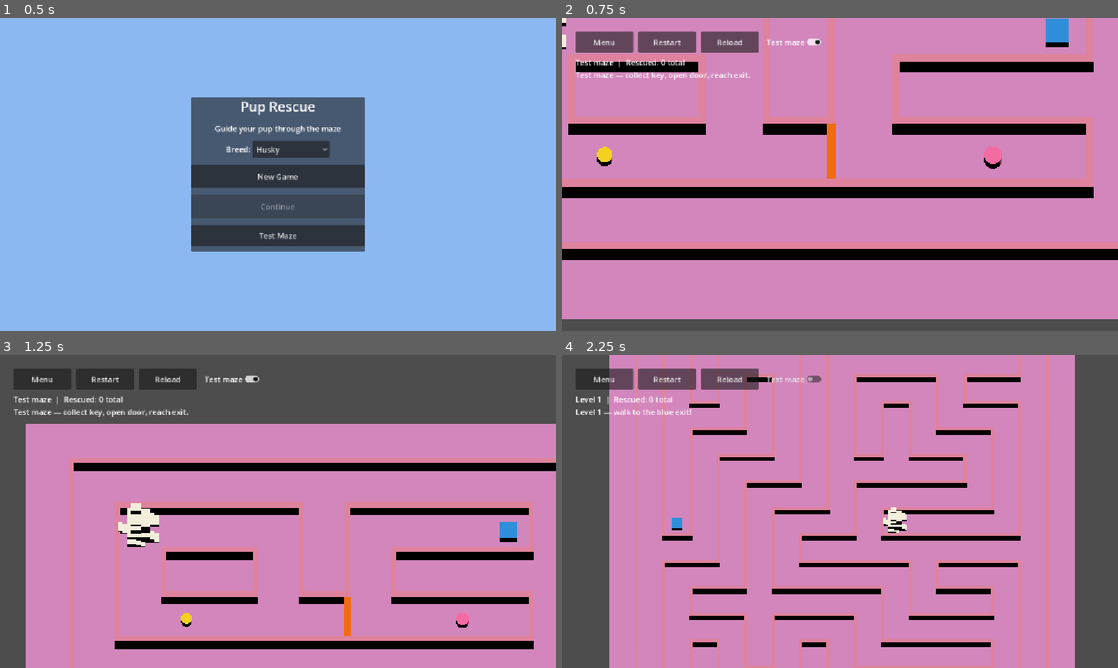
Above: before the commit, frames 1-4 (two rows, left to right).
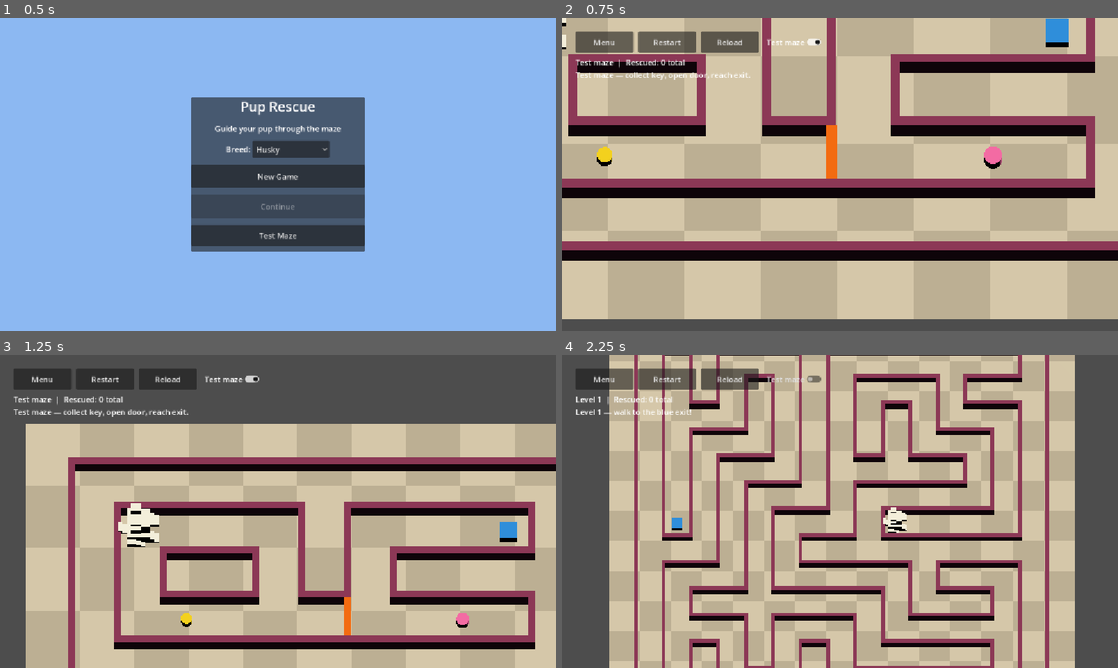
Above: after the commit, the same moments.

Repository: BirdofRain/pup-rescue
Game: Godot game, scene res://scenes/Menu.tscn
Same seed, same stepped clock (60 frames per second), same inputs: the game is played once before the commit and once after it.
Inputs:
- Up to frame 1 (0.5 s): no input
- Up to frame 2 (0.75 s): click "Test Maze" at 0.5 s
- Up to frame 3 (1.25 s): no input
- Up to frame 4 (2.25 s): click "Menu" at 1.25 s; click "New Game" at 2 s

Frame 1 is identical in both runs. In frame 2, 83% of the frame differs, in the area x 0-100%, y 0-97%; in frame 3, 66%; in frame 4, 78%.

Commit message:
Fix GameSave typing and improve maze floor/wall contrast.
Use GameSave class via get_node for strict GDScript; checkerboard floor
and darker emissive walls for readability.

Co-authored-by: Cursor <cursoragent@cursor.com>

Diff:
--- a/scripts/game.gd
+++ b/scripts/game.gd
@@ -58,8 +58,11 @@
 var is_tracking := false
 var active_touch_id := -1
 
+var _save: GameSave
+
 
 func _ready() -> void:
+	_save = get_node("/root/SaveGame") as GameSave
 	set_process_unhandled_input(true)
 	set_process_input(true)
 	run_seed = int(Time.get_unix_time_from_system()) ^ randi()
@@ -68,21 +71,21 @@
 	_apply_boot_settings()
 	_build_ui()
 	set_physics_process(true)
-	load_level(SaveGame.current_level)
+	load_level(_save.current_level)
 
 
 func _apply_boot_settings() -> void:
-	if SaveGame.boot_test_mode:
+	if _save.boot_test_mode:
 		test_mode = true
 	if puppy.has_method("set") and "breed" in puppy:
-		puppy.set("breed", clampi(SaveGame.breed, 0, 2))
+		puppy.set("breed", clampi(_save.breed, 0, 2))
 	if puppy.has_method("_apply_breed_mesh"):
 		puppy._apply_breed_mesh()
 
 
 func load_level(level_index: int) -> void:
 	current_level = level_index
-	SaveGame.current_level = level_index
+	_save.current_level = level_index
 	_clear_runtime_pickups()
 
 	if randomize_each_load:
@@ -139,7 +142,7 @@
 	if level_label == null:
 		return
 	var name := "Test maze" if test_mode else "Level %d" % (current_level + 1)
-	level_label.text = "%s  |  Rescued: %d total" % [name, SaveGame.total_rescued]
+	level_label.text = "%s  |  Rescued: %d total" % [name, _save.total_rescued]
 
 
 func fit_floor_to_level(lines: PackedStringArray, tile_size: float, margin_tiles: float = 2.0) -> void:
@@ -151,12 +154,35 @@
 	var pm := floor_mesh.mesh as PlaneMesh
 	if pm != null:
 		pm.size = Vector2(w, h)
+	_apply_checker_floor_material(cols, rows, tile_size)
 	floor_body.global_position = center
 	var bs := floor_collision.shape as BoxShape3D
 	if bs == null:
 		bs = BoxShape3D.new()
 		floor_collision.shape = bs
 	bs.size = Vector3(w, 0.1, h)
+
+
+func _apply_checker_floor_material(cols: int, rows: int, tile_size: float) -> void:
+	var tile_px: int = 32
+	var tex_w: int = cols * tile_px
+	var tex_h: int = rows * tile_px
+	var img := Image.create(tex_w, tex_h, false, Image.FORMAT_RGB8)
+	var light := Color(0.88, 0.84, 0.78)
+	var dark := Color(0.78, 0.74, 0.68)
+	for y in tex_h:
+		for x in tex_w:
+			var tx: int = x / tile_px
+			var ty: int = y / tile_px
+			var c: Color = light if (tx + ty) % 2 == 0 else dark
+			img.set_pixel(x, y, c)
+	var tex := ImageTexture.create_from_image(img)
+	var mat := StandardMaterial3D.new()
+	mat.albedo_texture = tex
+	mat.uv1_scale = Vector3(1.0, 1.0, 1.0)
+	mat.texture_filter = BaseMaterial3D.TEXTURE_FILTER_NEAREST
+	mat.roughness = 0.95
+	floor_mesh.material_override = mat
 
 
 func _unhandled_input(event: InputEvent) -> void:
@@ -523,15 +549,15 @@
 
 
 func _on_menu_pressed() -> void:
-	SaveGame.current_level = current_level
-	SaveGame.total_rescued += rescued_this_level
-	SaveGame.save_game()
+	_save.current_level = current_level
+	_save.total_rescued += rescued_this_level
+	_save.save_game()
 	get_tree().change_scene_to_file("res://scenes/Menu.tscn")
 
 
 func _on_next_level_pressed() -> void:
-	SaveGame.record_level_complete(rescued_this_level)
-	load_level(SaveGame.current_level)
+	_save.record_level_complete(rescued_this_level)
+	load_level(_save.current_level)
 
 
 func _show_win_panel() -> void:
@@ -542,7 +568,7 @@
 		if rescue_total > 0:
 			rescue_line = "\nRescued this level: %d / %d" % [rescued_this_level, rescue_total]
 		win_label.text = "Level %d complete!%s\nTotal rescued: %d" % [
-			current_level + 1, rescue_line, SaveGame.total_rescued + rescued_this_level
+			current_level + 1, rescue_line, _save.total_rescued + rescued_this_level
 		]
 	_set_hint("")
 
--- a/scripts/maze_builder.gd
+++ b/scripts/maze_builder.gd
@@ -6,7 +6,7 @@
 @export var wall_height: float = 0.65
 
 # Thin wall thickness relative to tile size (try 0.10–0.18)
-@export var wall_thickness_ratio: float = 0.12
+@export var wall_thickness_ratio: float = 0.14
 
 # Seals tiny pin-holes at L/T/+ corners with a flush square (not protruding caps).
 @export var corner_fill: bool = true
@@ -27,12 +27,13 @@
 const CP_D: int = 68     # 'D'
 const CP_R: int = 82     # 'R'
 
+# Dark, high-contrast wall colors (readable on light checker floor).
 const WALL_PALETTE: Array[Color] = [
-	Color(0.92, 0.55, 0.72),  # pink
-	Color(0.55, 0.78, 0.92),  # blue
-	Color(0.62, 0.88, 0.62),  # green
-	Color(0.88, 0.78, 0.52),  # sand
-	Color(0.72, 0.62, 0.92),  # lavender
+	Color(0.52, 0.22, 0.36),  # rose
+	Color(0.22, 0.36, 0.52),  # slate blue
+	Color(0.24, 0.42, 0.28),  # forest
+	Color(0.48, 0.38, 0.22),  # brown
+	Color(0.36, 0.26, 0.48),  # plum
 ]
 
 var _wall_color: Color = WALL_PALETTE[0]
@@ -246,6 +247,9 @@
 	var mat := StandardMaterial3D.new()
 	mat.albedo_color = _wall_color
 	mat.metallic = 0.0
-	mat.roughness = 1.0
+	mat.roughness = 0.85
 	mat.specular_mode = BaseMaterial3D.SPECULAR_DISABLED
+	mat.emission_enabled = true
+	mat.emission = _wall_color.lightened(0.15)
+	mat.emission_energy_multiplier = 0.12
 	mesh.material_override = mat
--- a/scripts/menu.gd
+++ b/scripts/menu.gd
@@ -6,28 +6,31 @@
 @onready var continue_btn: Button = $Center/Panel/VBox/ContinueBtn
 @onready var test_btn: Button = $Center/Panel/VBox/TestBtn
 
+var _save: GameSave
+
 
 func _ready() -> void:
+	_save = get_node("/root/SaveGame") as GameSave
 	breed_option.clear()
 	breed_option.add_item("Husky", 0)
 	breed_option.add_item("Labrador", 1)
 	breed_option.add_item("Pitbull", 2)
-	if SaveGame.has_save():
-		SaveGame.load_save()
-		breed_option.select(SaveGame.breed)
-	continue_btn.disabled = not SaveGame.has_save()
+	if _save.has_save():
+		_save.load_save()
+		breed_option.select(_save.breed)
+	continue_btn.disabled = not _save.has_save()
 
 
 func _on_play_pressed() -> void:
-	SaveGame.prepare_new_game(breed_option.selected)
+	_save.prepare_new_game(breed_option.selected)
 	get_tree().change_scene_to_file("res://scenes/Game.tscn")
 
 
 func _on_continue_pressed() -> void:
-	SaveGame.prepare_continue()
+	_save.prepare_continue()
 	get_tree().change_scene_to_file("res://scenes/Game.tscn")
 
 
 func _on_test_pressed() -> void:
-	SaveGame.prepare_test_maze(breed_option.selected)
+	_save.prepare_test_maze(breed_option.selected)
 	get_tree().change_scene_to_file("res://scenes/Game.tscn")
--- a/scripts/puppy_controller.gd
+++ b/scripts/puppy_controller.gd
@@ -46,8 +46,9 @@
 	collision_mask = 1
 	motion_mode = MOTION_MODE_FLOATING
 	max_slides = 4
-	if get_node_or_null("/root/SaveGame"):
-		breed = clampi(SaveGame.breed, 0, 2) as Breed
+	var save := get_node_or_null("/root/SaveGame") as GameSave
+	if save:
+		breed = clampi(save.breed, 0, 2) as Breed
 	_apply_breed_mesh()
 	_apply_collision_shape()
 	snap_to_floor()
--- a/scripts/save_game.gd
+++ b/scripts/save_game.gd
@@ -1,5 +1,6 @@
 extends Node
-## Autoload: persistent progress and boot settings for Game scene.
+class_name GameSave
+## Autoload singleton at /root/SaveGame — use GameSave type via get_node, not bare SaveGame identifier.
 
 const SAVE_PATH := "user://save.json"
 
Not shown: 1 places in scenes/Menu.tscn that only renumber resources
Not shown, added: scripts/menu.gd.uid
Not shown, added: scripts/save_game.gd.uid
Not shown, added: scripts/sfx_manager.gd.uid
